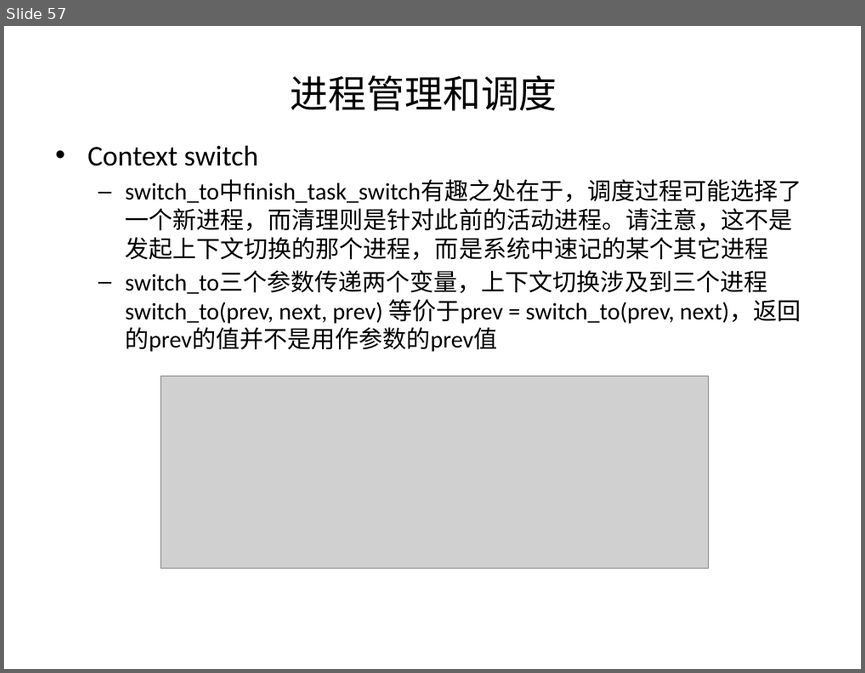
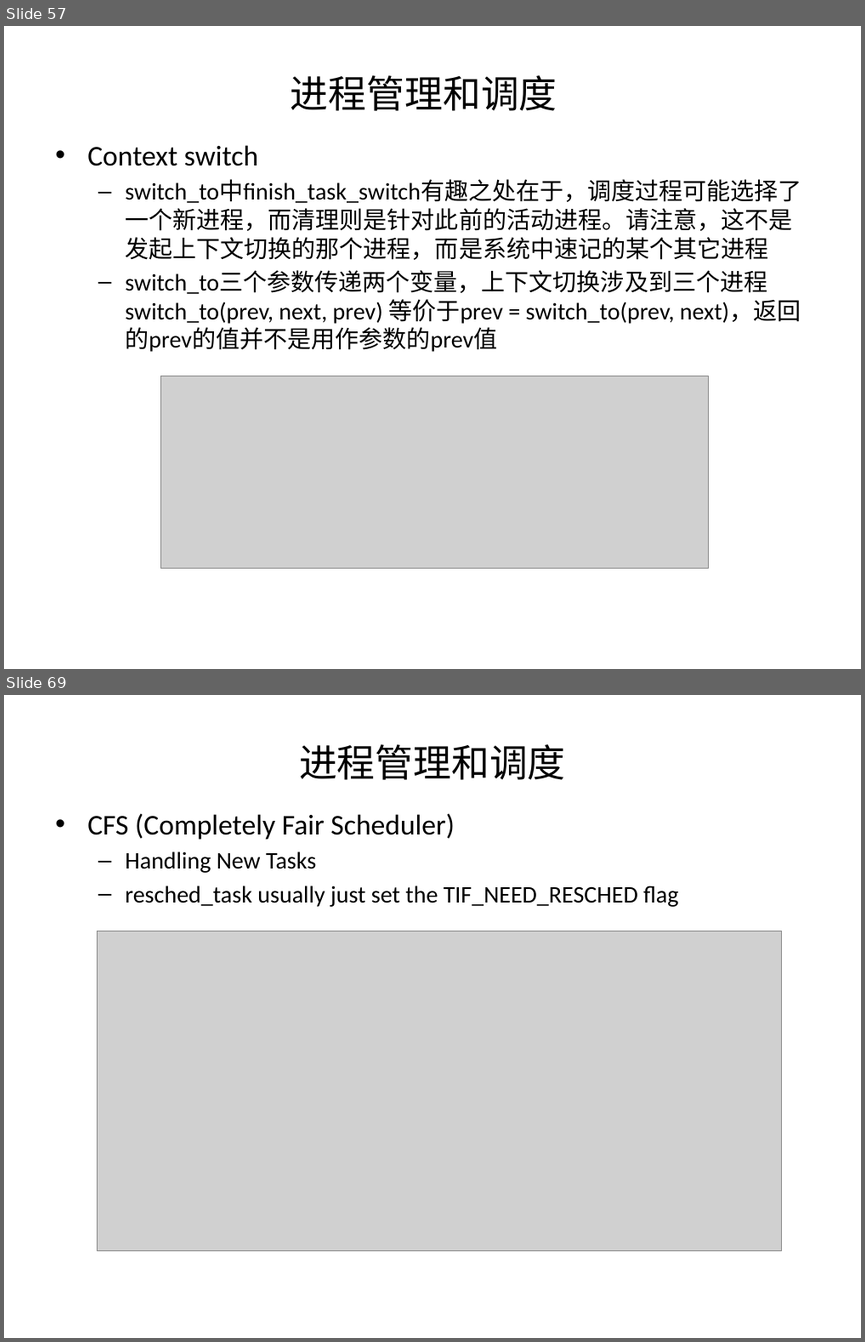
Before and after one commit to chenziliang/summary-of-the-books, a slide deck: PLKA.pptx. Shown one above the other, each under a label of ours: slide 57 before the commit, slides 57 and 69 after it; the slides between them are not shown. The pictures are 865x673 and 865x1342 pixels, drawn with LibreOffice and Linux fonts; fonts in the diff are those of the drawing; grey boxes stand for pictures. Boxes give left, top, right and bottom in pixels: in the first picture for what was removed or moved away, otherwise in the second. Text is boxed around its words. In the diff, an @@ line names an element or a change of style, - is before the commit and + after.

```diff
--- a/PLKA.pptx
+++ b/PLKA.pptx
@@ slide 69 added at [4,695,861,1338], background #FFFFFF @@
@@ title added at [299,744,566,780], 32 pt, text #000000 @@
+进程管理和调度
@@ text added at [87,813,678,907], 20 pt, text #000000 @@
+  • CFS (Completely Fair Scheduler)
+  – Handling New Tasks
+  – resched_task usually just set the TIF_NEED_RESCHED flag
@@ picture added at [97,930,781,1250] @@
```
Also in this commit, not shown: 3 slides changed, 12 other slides added.
